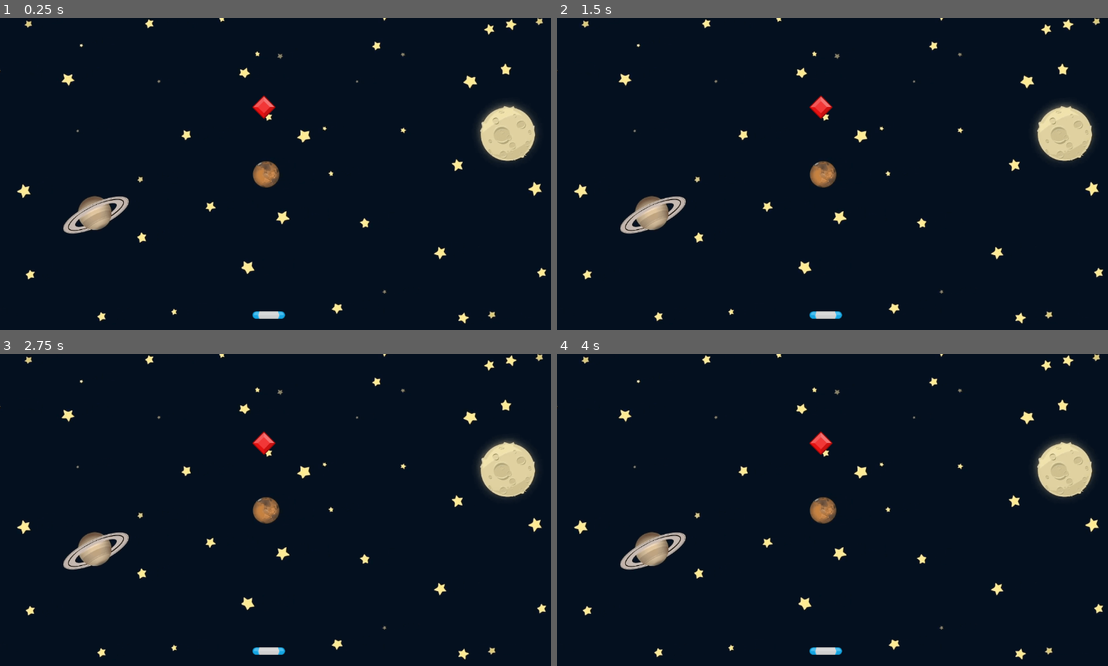
Above: before the commit, frames 1-4 (two rows, left to right).
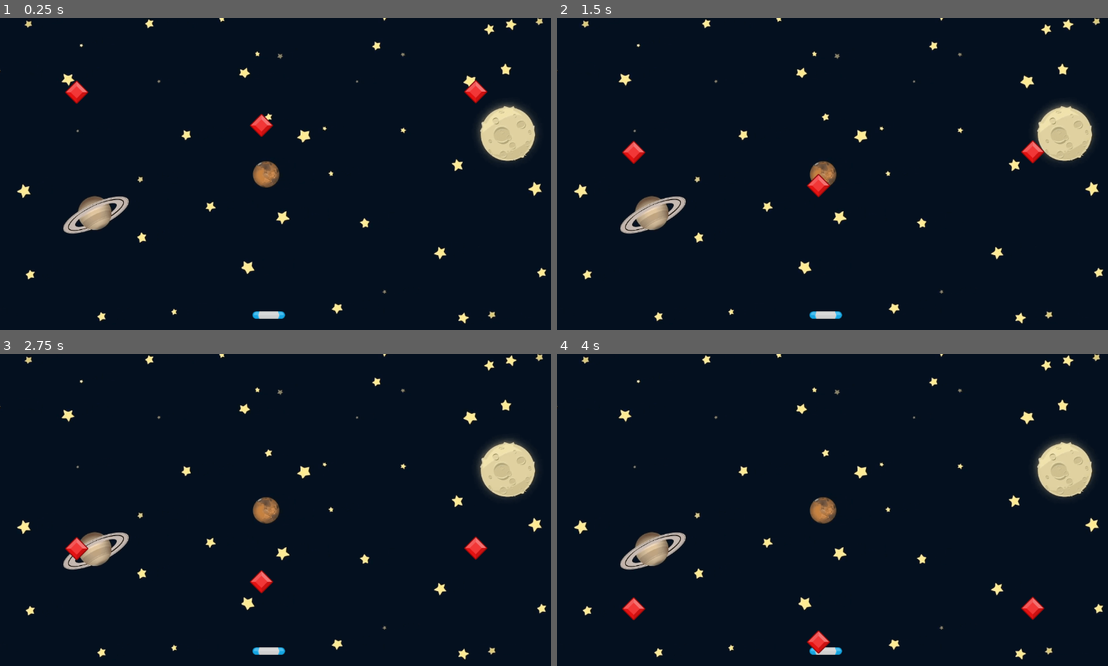
Above: after the commit, the same moments.

Repository: Peter-Pander/GemCatcher
Game: Godot game, scene res://Scenes/Game.tscn
Two runs of this game, one before a commit and one after it. Both use one fixed random seed, a clock stepped at 60 frames per second and the inputs below.
Inputs:
- Up to frame 1 (0.25 s): no input
- Up to frame 2 (1.5 s): no input
- Up to frame 3 (2.75 s): no input
- Up to frame 4 (4 s): no input

The runs differ from the first frame. In frame 1, 0.7% of the frame differs, in the area x 11-89%, y 19-39%; in frame 2, 0.7%; in frame 3, 0.7%, in the area x 11-89%, y 24-77%; in frame 4, 0.7%.

Commit message:
Change script, so gems fall off screen
Also refactor code

Diff:
--- a/Scenes/Game.tscn
+++ b/Scenes/Game.tscn
@@ -16,4 +16,10 @@
 scale = Vector2(0.65, 0.65)
 
 [node name="Gem" parent="." instance=ExtResource("3_j5yw3")]
-position = Vector2(547, 185)
+position = Vector2(159, 104)
+
+[node name="Gem2" parent="." instance=ExtResource("3_j5yw3")]
+position = Vector2(542, 173)
+
+[node name="Gem3" parent="." instance=ExtResource("3_j5yw3")]
+position = Vector2(986, 103)
--- a/Scenes/Gem/Gem.gd
+++ b/Scenes/Gem/Gem.gd
@@ -1,11 +1,19 @@
 extends Area2D
 
+# How fast the gem falls (pixels per second)
+const SPEED: float = 100.0
 
 # Called when the node enters the scene tree for the first time.
 func _ready() -> void:
-	pass # Replace with function body.
-
+	pass  # nothing special to do on spawn
 
 # Called every frame. 'delta' is the elapsed time since the previous frame.
 func _process(delta: float) -> void:
-	pass
+	# Move the gem downwards
+	position.y += SPEED * delta
+
+	# If it falls below the bottom of the viewport, free it
+	if position.y > get_viewport_rect().end.y:
+		print("Gem falls off")
+		set_process(false)
+		queue_free()
--- a/Scenes/Gem/Gem.tscn
+++ b/Scenes/Gem/Gem.tscn
@@ -10,10 +10,11 @@
 script = ExtResource("1_7tt7y")
 
 [node name="Sprite2D" type="Sprite2D" parent="."]
+position = Vector2(0, 25)
 texture = ExtResource("1_pm03b")
 
 [node name="CollisionShape2D" type="CollisionShape2D" parent="."]
-position = Vector2(-0.25, 0.249999)
+position = Vector2(0, 25)
 rotation = 0.785398
 scale = Vector2(1, 1)
 shape = SubResource("RectangleShape2D_7tt7y")
